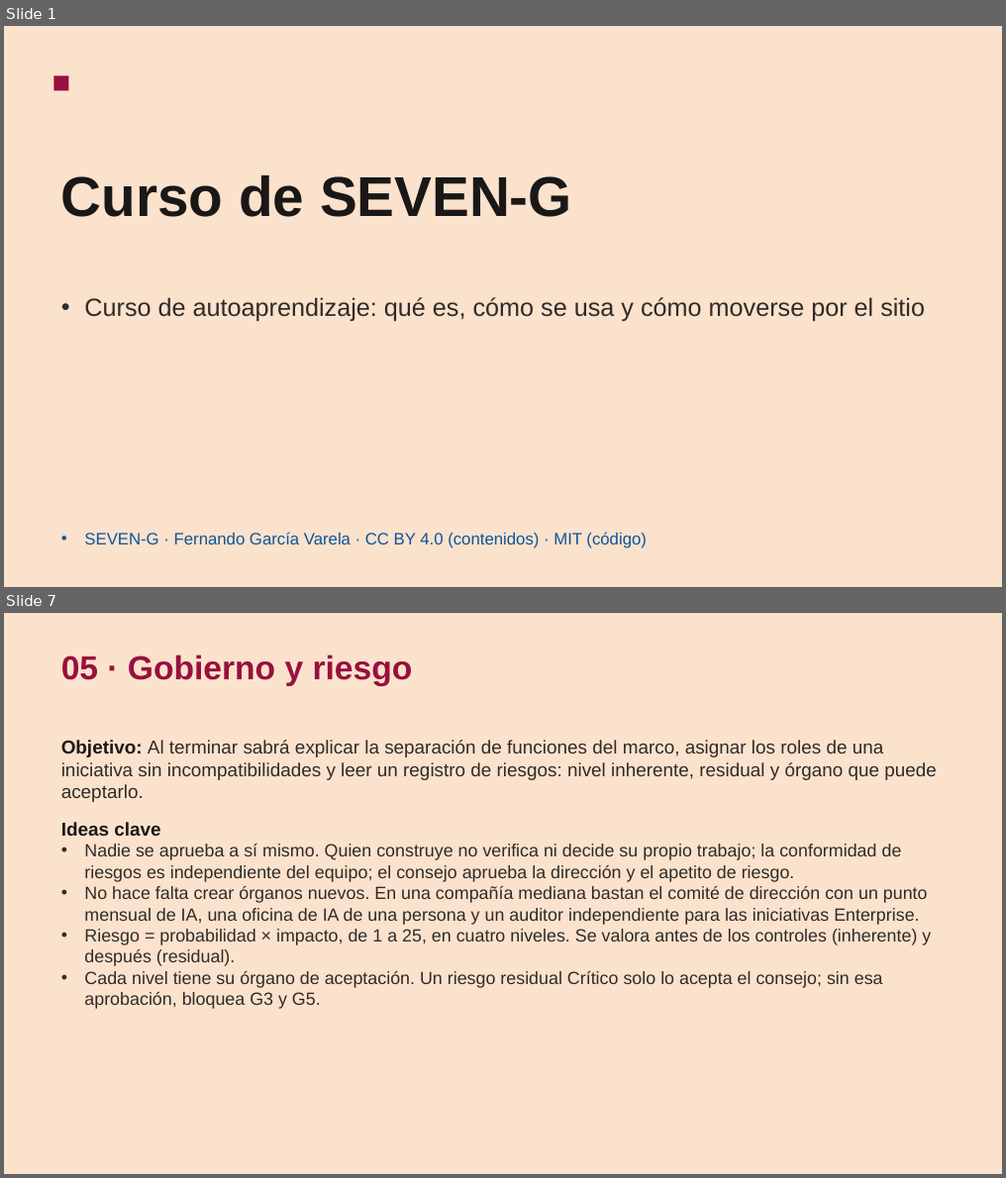
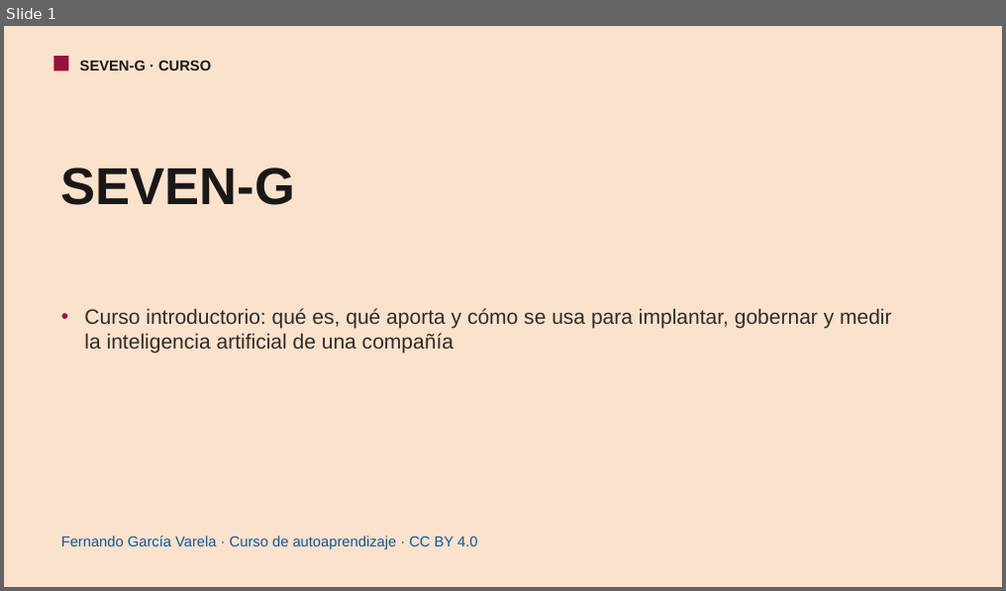
Before and after one commit to seachad/AI_CONSULTING, a slide deck: SEVEN-G/pptx/es/SEVEN-G_Curso.pptx. Shown one above the other, each under a label of ours: slides 1 and 7 before the commit, slide 1 after it; the slides between them are not shown. The pictures are 1006x1178 and 1006x591 pixels, drawn with LibreOffice and Linux fonts; fonts in the diff are those of the drawing. Boxes give left, top, right and bottom in pixels: in the first picture for what was removed or moved away, otherwise in the second. Text is boxed around its words. In the diff, an @@ line names an element or a change of style, - is before the commit and + after.

```diff
--- a/SEVEN-G/pptx/es/SEVEN-G_Curso.pptx
+++ b/SEVEN-G/pptx/es/SEVEN-G_Curso.pptx
@@ slide 7 removed at (4, 613, 1002, 1174), background #FBE2CD @@
@@ text removed at (61, 655, 413, 686) @@
-05 · Gobierno y riesgo
@@ text removed at (61, 740, 937, 802) @@
-Objetivo: Al terminar sabrá explicar la separación de funciones del marco, asignar los roles de una iniciativa sin incompatibilidades y leer un registro de riesgos: nivel inherente, residual y órgano que puede aceptarlo.
@@ text removed at (61, 822, 931, 1009) @@
-Ideas clave
-• Nadie se aprueba a sí mismo. Quien construye no verifica ni decide su propio trabajo; la conformidad de riesgos es independiente del equipo; el consejo aprueba la dirección y el apetito de riesgo.
-• No hace falta crear órganos nuevos. En una compañía mediana bastan el comité de dirección con un punto mensual de IA, una oficina de IA de una persona y un auditor independiente para las iniciativas Enterprise.
-• Riesgo = probabilidad × impacto, de 1 a 25, en cuatro niveles. Se valora antes de los controles (inherente) y después (residual).
-• Cada nivel tiene su órgano de aceptación. Un riesgo residual Crítico solo lo acepta el consejo; sin esa aprobación, bloquea G3 y G5.
@@ slide 1 changed as well @@
@@ rectangle: place and size @@
-rectangle at (54, 76, 69, 91)
+rectangle at (54, 56, 69, 71)
@@ text added at (80, 60, 211, 71), 14 pt, text #1A1817, bold @@
+SEVEN-G · CURSO
@@ text at (61, 168, 295, 205): text changed; size 54 to 50 pt @@
-Curso de SEVEN-G
+SEVEN-G
@@ text at (84, 308, 892, 354): text changed; size 24 to 20 pt @@
-• Curso de autoaprendizaje: qué es, cómo se usa y cómo moverse por el sitio
+• Curso introductorio: qué es, qué aporta y cómo se usa para implantar, gobernar y medir la inteligencia artificial de una compañía
@@ text at (61, 536, 477, 550): text changed; size 16 to 14 pt @@
-• SEVEN-G · Fernando García Varela · CC BY 4.0 (contenidos) · MIT (código)
+Fernando García Varela · Curso de autoaprendizaje · CC BY 4.0
```
Also in this commit, not shown: 16 slides added, 10 other slides removed, 2 other files.
